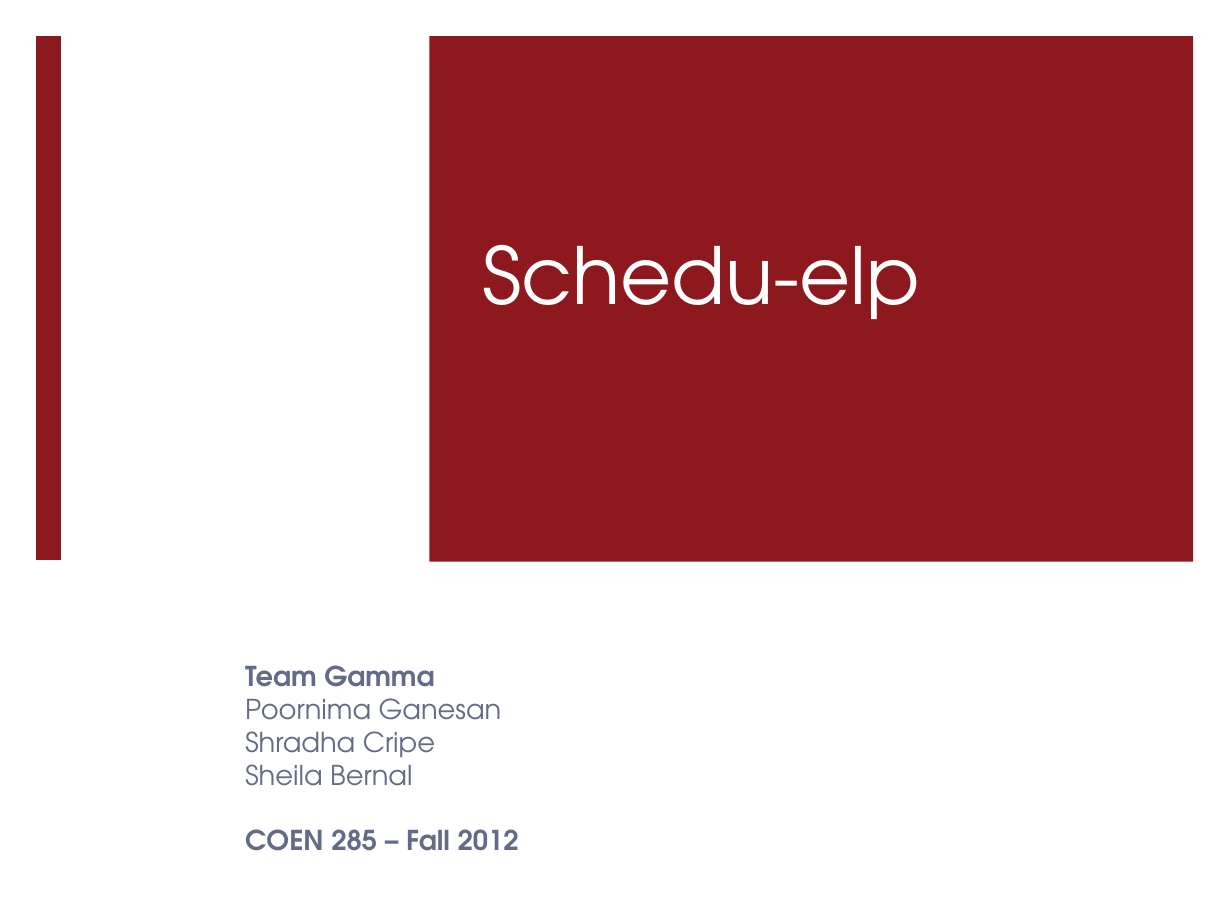
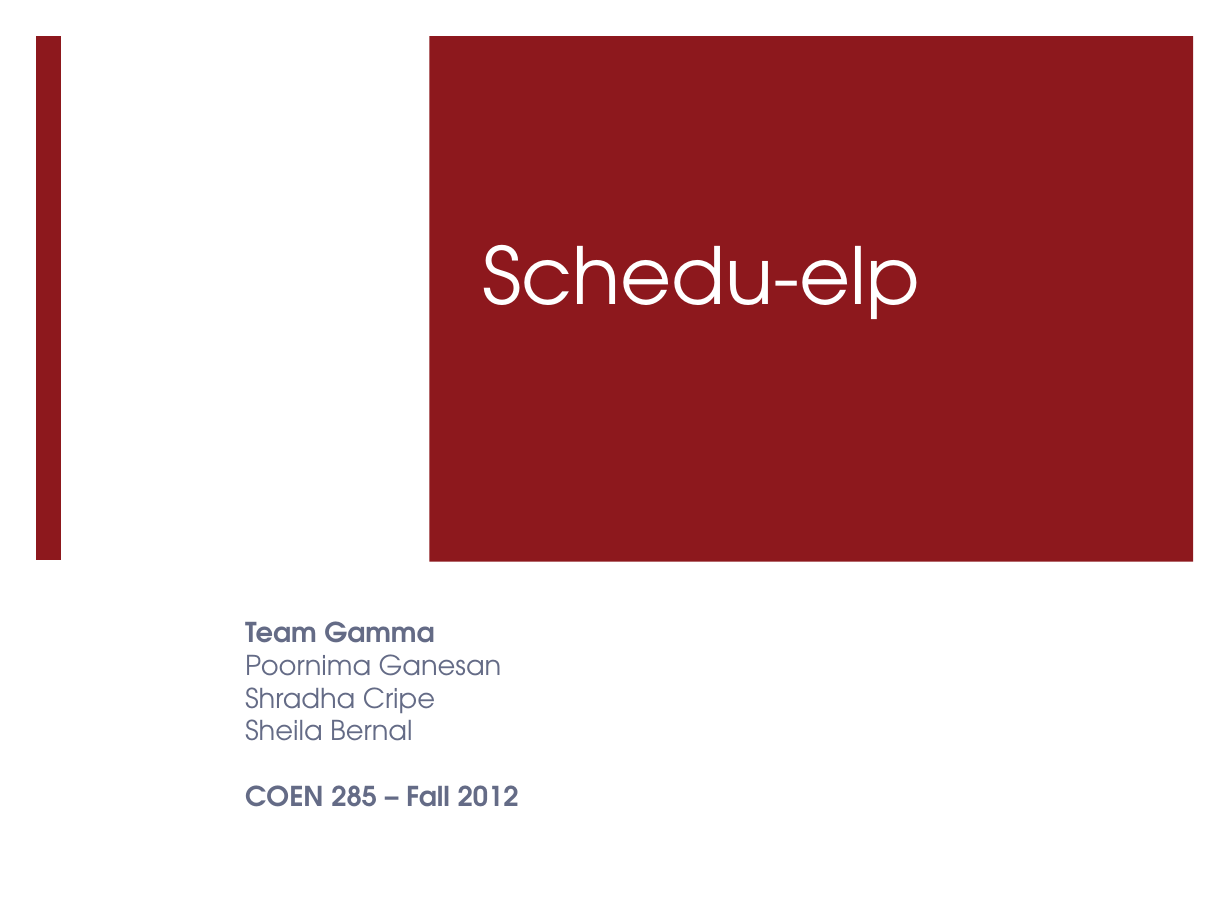
Before and after one commit to pganesan/schedu-elp, a slide deck: slide 1 of docs/Presentation_TeamGamma.pptx. Drawn at 1232x924 pixels with LibreOffice and Linux fonts; fonts in the diff are those of the drawing. Boxes give left, top, right and bottom in pixels: in the first picture for what was removed or moved away, otherwise in the second. Text is boxed around its words. In the diff, an @@ line names an element or a change of style, - is before the commit and + after.

```diff
--- a/docs/Presentation_TeamGamma.pptx
+++ b/docs/Presentation_TeamGamma.pptx
@@ subtitle "Team Gamma": place and size @@
-subtitle "Team Gamma" at (245, 665, 519, 851)
+subtitle "Team Gamma" at (245, 621, 519, 807)
```
Also in this commit, not shown: 5 other slides changed, 2 slides added, 2 slides removed, 1 other file.
